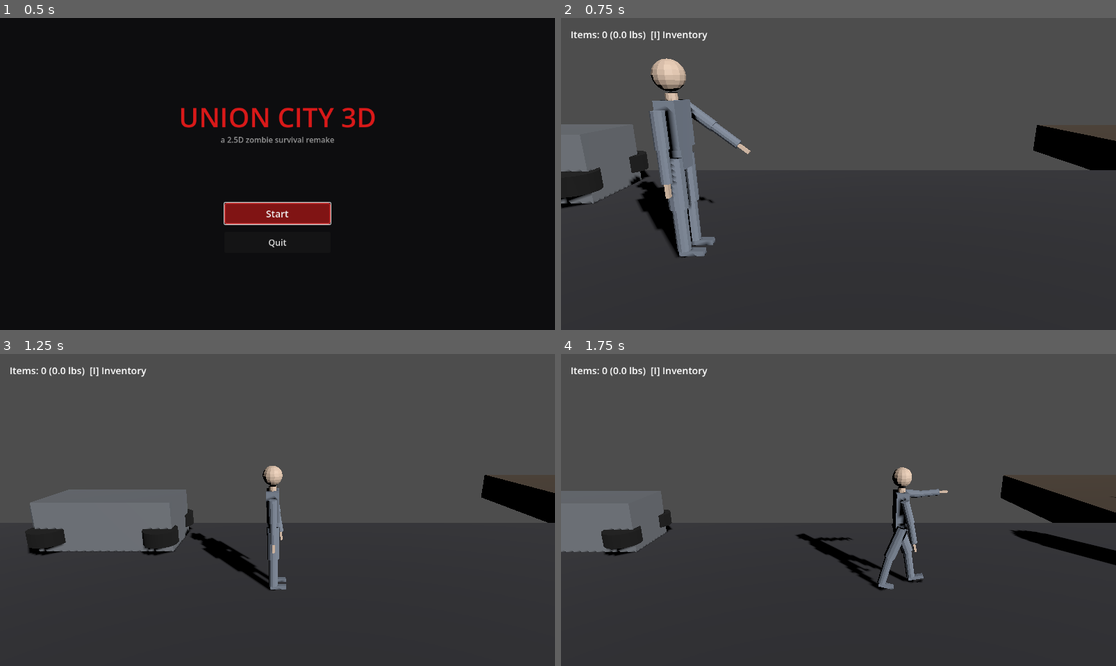
Above: before the commit, frames 1-4 (two rows, left to right).
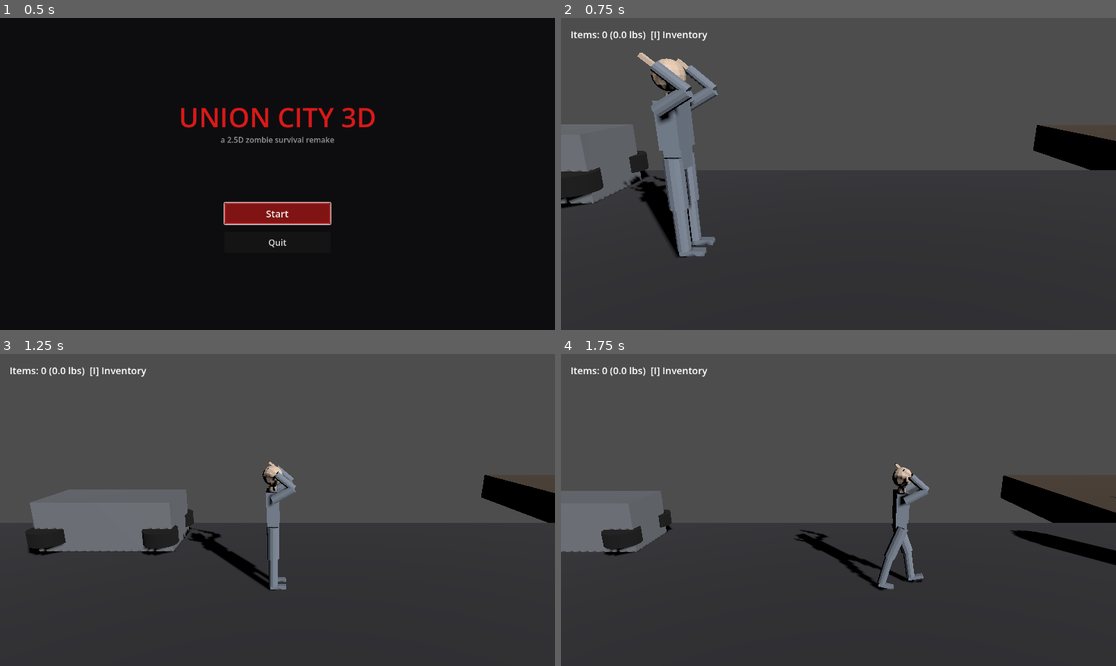
Above: after the commit, the same moments.

Repository: Natkiio/union-city-3d-remake
Game: Godot game, scene res://scenes/ui/main_menu.tscn
Same seed, same stepped clock (60 frames per second), same inputs: the game is played once before the commit and once after it.
Inputs (mouse positions are in pixels of both pictures, inside the frame that each line leads up to):
- Up to frame 1 (0.5 s): no input
- Up to frame 2 (0.75 s): click "Start" at 0.5 s
- Up to frame 3 (1.25 s): no input
- Up to frame 4 (1.75 s): tap Enter at 1.25 s; move the mouse to (960, 494) at 1.27 s; hold D (move_right) from 1.28 s (still down); tap Space (attack) at 1.35 s

Frame 1 is identical in both runs. In frame 2, 2.1% of the frame differs, in the area x 11-35%, y 11-68%; in frame 3, 0.6%; in frame 4, 0.7%.

Commit message:
Boxing guard stance with alternating left/right punches
The player now holds both fists up in a boxing guard at rest (not
arms hanging down), and every attack throws a quick jab that
alternates sides each click -- right, left, right, left -- extending
that arm toward the mouse-aimed target and snapping back to guard.

- Determined the required bone math empirically in Godot (same method
  used for the earlier single-arm aim fix): UpperArm_L needs the
  OPPOSITE sign Z 'raise to forward' rotation vs UpperArm_R (their
  rest bone-roll isn't mirrored the way their position is, confirmed
  by testing, not assumed), while the pitch (X) axis sign matches on
  both sides. Forearm_L/R both bend on local X, same sign, with a
  positive angle folding the fist up toward the face.
- Guard pose: both upper arms raised ~35deg, forearms bent ~110deg
  (fists near the face). Punching blends from guard to a straight arm
  pointed at the aim pitch and back, via a triangular 0->1->0 extension
  curve over 0.3s.
- Each hand has its own BoneAttachment3D + Area3D (was previously only
  on the right hand); a punch only checks its own side's hitbox, and
  damage applies once per punch at the extension peak rather than
  instantly on click, matching when a real jab would actually connect.
- _start_punch() always flips punch_side from whatever it was last,
  so clicks strictly alternate regardless of timing.

Verified headless: confirmed both hands sit well above their
shoulders at rest (guard, not hanging down); confirmed the first
punch differs from the arbitrary initial default side; confirmed a
punching arm's hand genuinely extends forward (delta.x from 0.05 at
rest to 0.58 mid-punch) then returns exactly to the guard position
once the punch finishes; confirmed two consecutive punches land on
opposite sides; and confirmed a target standing at the punching
hand's position actually takes damage (50 -> 25 HP) via that hand's
own hitbox. Reran the main and house-interior regressions.

Diff:
--- a/scenes/player/player.tscn
+++ b/scenes/player/player.tscn
@@ -19,11 +19,20 @@
 [node name="CollisionShape3D" type="CollisionShape3D" parent="."]
 shape = SubResource("CapsuleShape3D_1")
 
-[node name="HandAttachment" type="BoneAttachment3D" parent="Model/MaleBasic_Armature/Skeleton3D"]
+[node name="HandAttachment_R" type="BoneAttachment3D" parent="Model/MaleBasic_Armature/Skeleton3D"]
 bone_name = "Hand_R"
 use_external_skeleton = false
 
-[node name="AttackArea" type="Area3D" parent="Model/MaleBasic_Armature/Skeleton3D/HandAttachment"]
+[node name="AttackArea_R" type="Area3D" parent="Model/MaleBasic_Armature/Skeleton3D/HandAttachment_R"]
 
-[node name="AttackShape" type="CollisionShape3D" parent="Model/MaleBasic_Armature/Skeleton3D/HandAttachment/AttackArea"]
+[node name="AttackShape" type="CollisionShape3D" parent="Model/MaleBasic_Armature/Skeleton3D/HandAttachment_R/AttackArea_R"]
 shape = SubResource("BoxShape3D_1")
+
+[node name="HandAttachment_L" type="BoneAttachment3D" parent="Model/MaleBasic_Armature/Skeleton3D"]
+bone_name = "Hand_L"
+use_external_skeleton = false
+
+[node name="AttackArea_L" type="Area3D" parent="Model/MaleBasic_Armature/Skeleton3D/HandAttachment_L"]
+
+[node name="AttackShape" type="CollisionShape3D" parent="Model/MaleBasic_Armature/Skeleton3D/HandAttachment_L/AttackArea_L"]
+shape = SubResource("BoxShape3D_1")
--- a/scripts/player.gd
+++ b/scripts/player.gd
@@ -3,17 +3,23 @@
 ## Movement is locked to the X axis to match the original flash game's
 ## left/right lane movement; Z stays fixed on the game's "street plane".
 ## Facing and aim are driven by the mouse, not movement — matching the
-## original game, where you aim your fist/weapon with the cursor
-## independently of which way you're walking. The actual right arm
-## bone is posed to point at the aim target every frame (not a
-## separate floating prop), so the model's own arm is the thing that
-## visibly aims.
+## original game, where you aim with the cursor independently of which
+## way you're walking.
+##
+## Combat: the player holds a boxing guard (both fists up) at all
+## times. Each attack throws a punch with whichever arm is due next,
+## alternating left/right every click, extending that arm toward the
+## aim target and back to guard; the other arm stays in guard. No
+## separate floating prop — this is the model's own rigged arms.
 
 const SPEED: float = 6.0
-const ATTACK_RANGE: float = 1.6
 const ATTACK_DAMAGE: float = 25.0
 const MAX_HEALTH: float = 100.0
 const MAX_AIM_PITCH_DEG: float = 80.0
+
+const GUARD_UPPER_PITCH_DEG: float = 35.0
+const GUARD_FOREARM_BEND_DEG: float = 110.0
+const PUNCH_DURATION: float = 0.3
 
 var health: float = MAX_HEALTH
 var is_dead: bool = false
@@ -23,22 +29,35 @@
 var facing_dir: float = 1.0
 var aim_pitch: float = 0.0
 
+var punch_side: String = "R" # which arm last punched / is currently punching
+var is_punching: bool = false
+var punch_timer: float = 0.0
+var punch_did_hit: bool = false
+
 @onready var model: Node3D = $Model
-@onready var attack_area: Area3D = $Model/MaleBasic_Armature/Skeleton3D/HandAttachment/AttackArea
+@onready var attack_area_r: Area3D = $Model/MaleBasic_Armature/Skeleton3D/HandAttachment_R/AttackArea_R
+@onready var attack_area_l: Area3D = $Model/MaleBasic_Armature/Skeleton3D/HandAttachment_L/AttackArea_L
 @onready var anim_player: AnimationPlayer = model.find_child("AnimationPlayer", true, false)
 @onready var skeleton: Skeleton3D = model.find_child("Skeleton3D", true, false)
 @onready var upper_arm_r_idx: int = skeleton.find_bone("UpperArm_R") if skeleton else -1
-
-## UpperArm_R's rest pose hangs straight down. This rotates it onto a
-## forward "ready to punch" pose (local Z by -90 deg) then tilts that
-## by the aim pitch (local X) -- empirically determined in Godot at
-## runtime (with the body already yawed to face sideways), since bone
-## axes don't map to world axes the same way they do in Blender's own
-## Z-up space before import/yaw.
-func _arm_pose_for_pitch(pitch: float) -> Quaternion:
-	var raise_to_forward := Basis(Vector3(0, 0, 1), -PI / 2.0)
-	var pitch_basis := Basis(Vector3(1, 0, 0), pitch)
-	return (raise_to_forward * pitch_basis).get_rotation_quaternion()
+@onready var forearm_r_idx: int = skeleton.find_bone("Forearm_R") if skeleton else -1
+@onready var upper_arm_l_idx: int = skeleton.find_bone("UpperArm_L") if skeleton else -1
+@onready var forearm_l_idx: int = skeleton.find_bone("Forearm_L") if skeleton else -1
+
+## Both UpperArm_L/R hang straight down at rest and need to be raised
+## to a forward-ish pose, but they need OPPOSITE sign Z rotations to
+## both end up pointing forward (their rest bone-roll isn't mirrored
+## the way their position is) -- confirmed empirically at runtime, not
+## assumed. The pitch (X) axis sign is the same for both sides, and
+## the forearm bend (also X) is the same sign for both sides too.
+func _upper_arm_pose(pitch_deg: float, is_left: bool) -> Quaternion:
+	var raise_angle := PI / 2.0 if is_left else -PI / 2.0
+	var raise_b := Basis(Vector3(0, 0, 1), raise_angle)
+	var pitch_b := Basis(Vector3(1, 0, 0), deg_to_rad(pitch_deg))
+	return (raise_b * pitch_b).get_rotation_quaternion()
+
+func _forearm_pose(bend_deg: float) -> Quaternion:
+	return Basis(Vector3(1, 0, 0), deg_to_rad(bend_deg)).get_rotation_quaternion()
 
 func _ready() -> void:
 	if GameState.has_pending_spawn:
@@ -50,9 +69,9 @@
 				anim_player.get_animation(anim_name).loop_mode = Animation.LOOP_PINGPONG
 		anim_player.play("Idle")
 	# AnimationPlayer also keyframes the arms (for the idle/walk swing);
-	# it updates during the default idle-process pass. Run our own arm
-	# aim override AFTER that in the same frame, or the animation would
-	# stomp it right back to the walk/idle pose every tick.
+	# it updates during the default idle-process pass. Run our own
+	# guard/punch pose override AFTER that in the same frame, or the
+	# animation would stomp it right back to the walk/idle pose.
 	set_process_priority(100)
 
 func _physics_process(delta: float) -> void:
@@ -78,12 +97,47 @@
 
 	attack_cooldown = max(0.0, attack_cooldown - delta)
 	if Input.is_action_just_pressed("attack") and attack_cooldown <= 0.0:
-		_do_attack()
-
-
-func _process(_delta: float) -> void:
-	if skeleton and upper_arm_r_idx >= 0:
-		skeleton.set_bone_pose_rotation(upper_arm_r_idx, _arm_pose_for_pitch(aim_pitch))
+		_start_punch()
+
+
+func _process(delta: float) -> void:
+	if not skeleton:
+		return
+
+	var extension := 0.0
+	if is_punching:
+		punch_timer += delta
+		var t := punch_timer / PUNCH_DURATION
+		if t >= 1.0:
+			is_punching = false
+		else:
+			# Triangular curve: 0 -> 1 (fully extended) -> 0, so the
+			# punch snaps out toward the aim target and back to guard.
+			extension = 1.0 - abs(t - 0.5) * 2.0
+			if not punch_did_hit and t >= 0.45:
+				_apply_punch_damage()
+				punch_did_hit = true
+
+	var right_pitch := GUARD_UPPER_PITCH_DEG
+	var right_bend := GUARD_FOREARM_BEND_DEG
+	var left_pitch := GUARD_UPPER_PITCH_DEG
+	var left_bend := GUARD_FOREARM_BEND_DEG
+
+	if is_punching and punch_side == "R":
+		right_pitch = lerp(GUARD_UPPER_PITCH_DEG, rad_to_deg(aim_pitch), extension)
+		right_bend = lerp(GUARD_FOREARM_BEND_DEG, 0.0, extension)
+	elif is_punching and punch_side == "L":
+		left_pitch = lerp(GUARD_UPPER_PITCH_DEG, rad_to_deg(aim_pitch), extension)
+		left_bend = lerp(GUARD_FOREARM_BEND_DEG, 0.0, extension)
+
+	if upper_arm_r_idx >= 0:
+		skeleton.set_bone_pose_rotation(upper_arm_r_idx, _upper_arm_pose(right_pitch, false))
+	if forearm_r_idx >= 0:
+		skeleton.set_bone_pose_rotation(forearm_r_idx, _forearm_pose(right_bend))
+	if upper_arm_l_idx >= 0:
+		skeleton.set_bone_pose_rotation(upper_arm_l_idx, _upper_arm_pose(left_pitch, true))
+	if forearm_l_idx >= 0:
+		skeleton.set_bone_pose_rotation(forearm_l_idx, _forearm_pose(left_bend))
 
 
 func _update_aim() -> void:
@@ -103,7 +157,7 @@
 
 
 ## Given a world-space aim point, face the body toward it (left/right)
-## and store the pitch used to pose the arm. Split out from
+## and store the pitch used to pose the punching arm. Split out from
 ## _update_aim() so it can be tested directly without depending on
 ## screen/mouse plumbing.
 func _apply_aim(aim_point: Vector3) -> void:
@@ -118,14 +172,24 @@
 	aim_pitch = clamp(atan2(dy, horiz), -deg_to_rad(MAX_AIM_PITCH_DEG), deg_to_rad(MAX_AIM_PITCH_DEG))
 
 
-func _do_attack() -> void:
+## Starts a punch with whichever arm is due next (always the opposite
+## of the last one thrown), so clicks alternate left/right every time.
+func _start_punch() -> void:
 	attack_cooldown = ATTACK_COOLDOWN_TIME
-	for body in attack_area.get_overlapping_bodies():
+	punch_side = "L" if punch_side == "R" else "R"
+	is_punching = true
+	punch_timer = 0.0
+	punch_did_hit = false
+	print("[Player] threw a %s punch" % punch_side)
+
+
+func _apply_punch_damage() -> void:
+	var area := attack_area_r if punch_side == "R" else attack_area_l
+	for body in area.get_overlapping_bodies():
 		if body == self:
 			continue # the hitbox sits on our own hand; never hit ourselves
 		if body.has_method("take_damage"):
 			body.take_damage(ATTACK_DAMAGE)
-	print("[Player] attack swung")
 
 
 func take_damage(amount: float) -> void:
